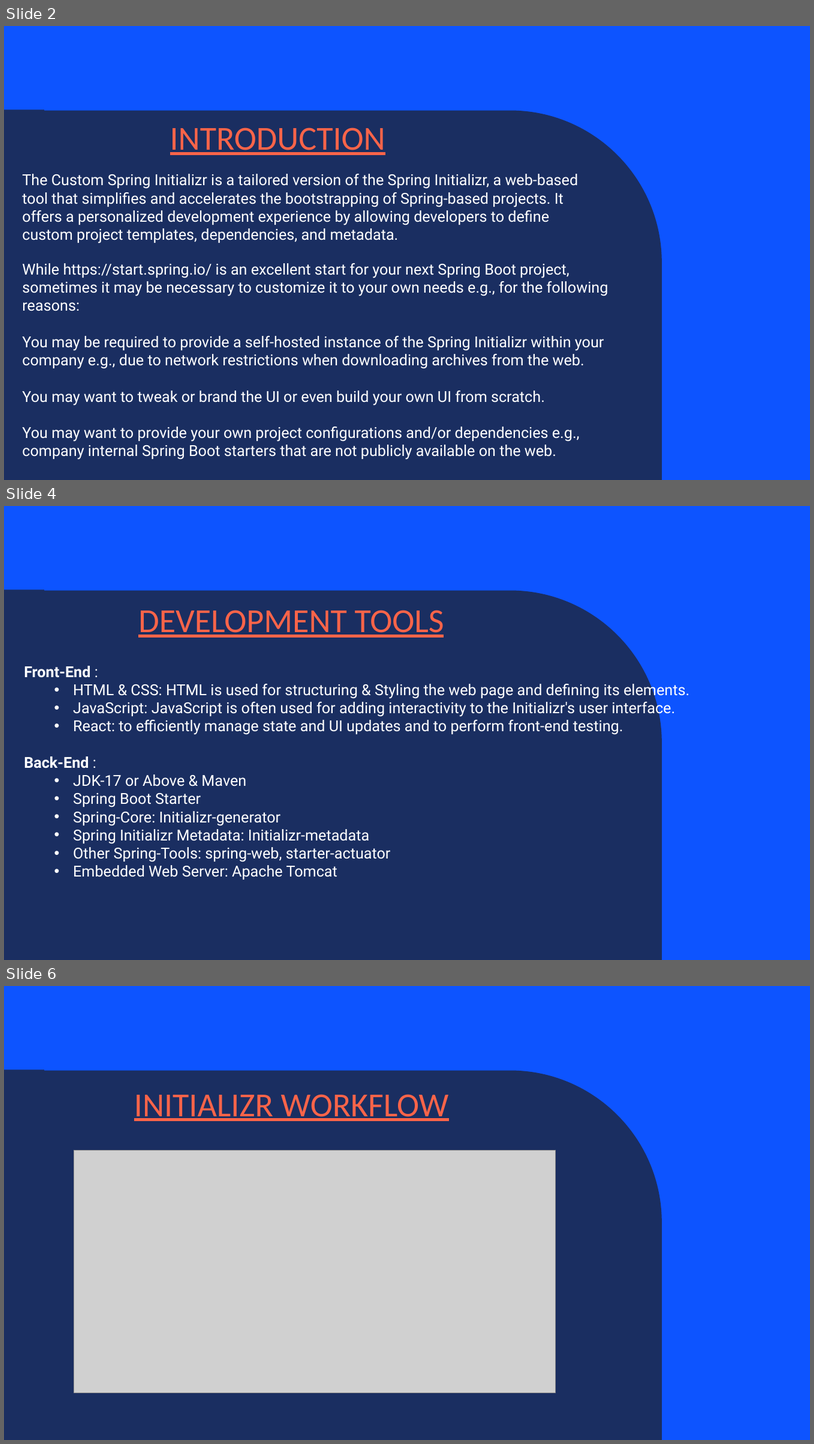
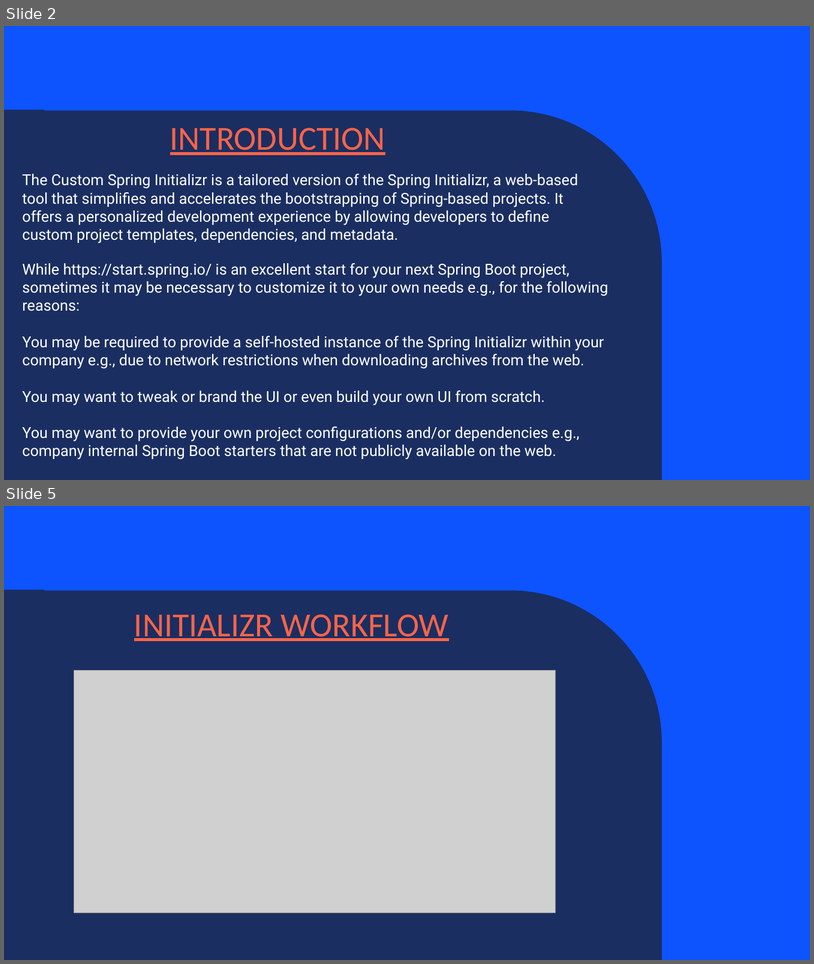
Before and after one commit to Tunir10Chaudhuri/Case_Study_Group_4, a slide deck: Case_Study_Group_4.pptx. Shown one above the other, each under a label of ours: slides 2, 4 and 6 before the commit, slides 2 and 5 after it; the slides between them are not shown. The pictures are 814x1444 and 814x964 pixels, drawn with LibreOffice and Linux fonts; fonts in the diff are those of the drawing; grey boxes stand for pictures; background and template pictures are left out. Boxes give left, top, right and bottom in pixels: in the first picture for what was removed or moved away, otherwise in the second. Text is boxed around its words. In the diff, an @@ line names an element or a change of style, - is before the commit and + after.

```diff
--- a/Case_Study_Group_4.pptx
+++ b/Case_Study_Group_4.pptx
@@ slide 4 removed at [4,506,810,960], background #0D54FF; not listed: 1 template element that a slide beside it also shows @@
@@ text removed at [138,610,444,637] @@
-DEVELOPMENT TOOLS
@@ text removed at [24,666,690,879] @@
-Front-End :
-  • HTML & CSS: HTML is used for structuring & Styling the web page and defining its elements.
-  • JavaScript: JavaScript is often used for adding interactivity to the Initializr's user interface.
-  • React: to efficiently manage state and UI updates and to perform front-end testing.
-Back-End :
-  • JDK-17 or Above & Maven
-  • Spring Boot Starter
-  • Spring-Core: Initializr-generator
-  • Spring Initializr Metadata: Initializr-metadata
-  • Other Spring-Tools: spring-web, starter-actuator
-  • Embedded Web Server: Apache Tomcat
@@ what was slide 6 is now slide 5 @@
```
Also in this commit, not shown: 4 slides changed, 3 slides added, 2 other slides removed.
